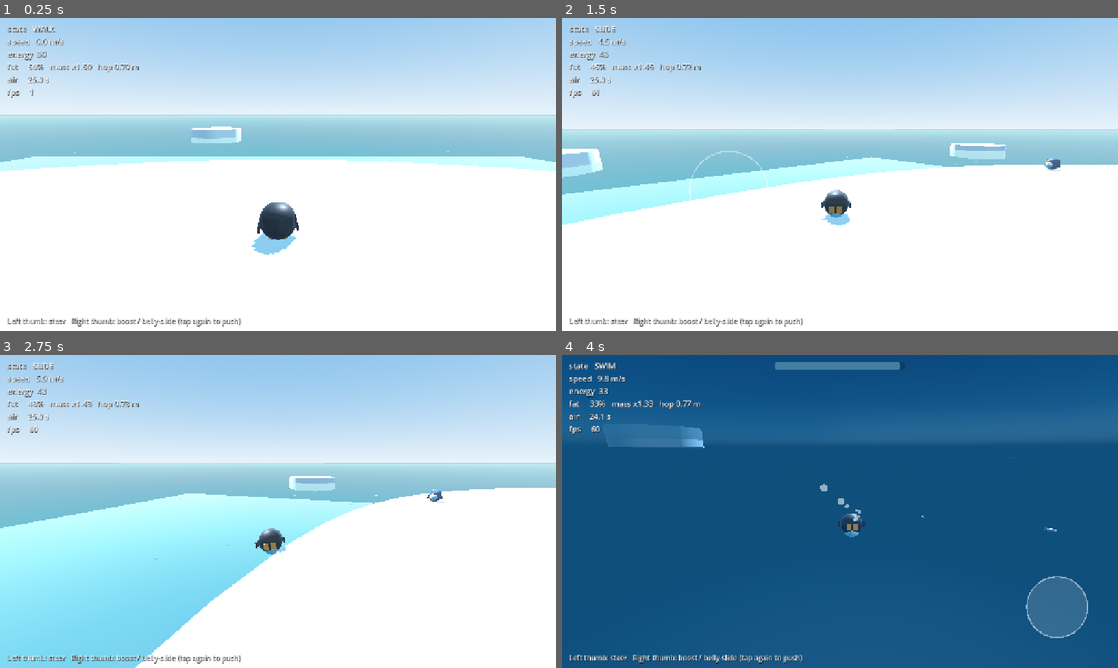
Above: before the commit, frames 1-4 (two rows, left to right).
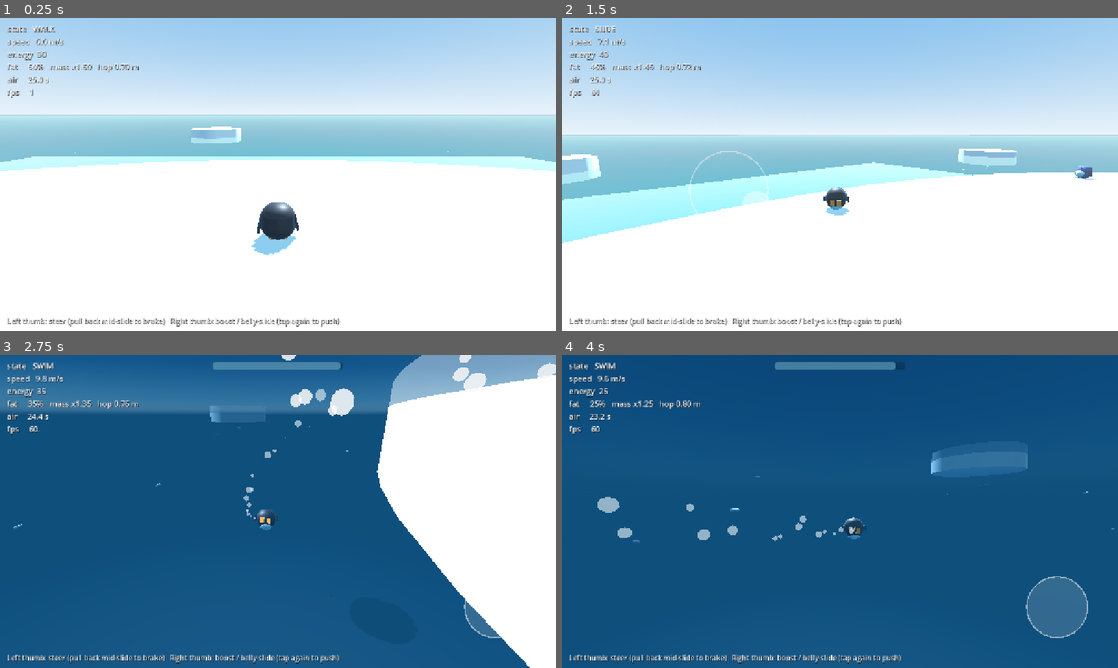
Above: after the commit, the same moments.

Repository: firestaractual/FatPenguin
Game: Godot game, scene res://levels/movement_toy/movement_toy.tscn
Two runs of this game, one before a commit and one after it. Both use one fixed random seed, a clock stepped at 60 frames per second and the inputs below.
Inputs (mouse positions are in pixels of both pictures, inside the frame that each line leads up to):
- Up to frame 1 (0.25 s): no input
- Up to frame 2 (1.5 s): move the mouse to (962, 158) at 0.52 s; hold D (move_right) 0.53-1.25 s; tap Space (action) at 0.6 s; click (962, 158) at 0.67 s; drag from (728, 190) to (812, 237) at 1.27 s
- Up to frame 3 (2.75 s): move the mouse to (333, 442) at 2.02 s; hold D (move_right) from 2.03 s (still down); tap Space (action) at 2.1 s
- Up to frame 4 (4 s): release D (move_right) at 2.75 s; drag from (812, 574) to (673, 464) at 2.77 s; move the mouse to (1006, 558) at 3.52 s; hold A (move_left) from 3.53 s (still down); tap Space (action) at 3.6 s

The runs differ from the first frame. In frame 1, 0.6% of the frame differs, in the area x 12-62%, y 95-99%; in frame 2, 9.1%; in frame 3, 89%, in the area x 0-100%, y 0-100%; in frame 4, 5.6%.

Commit message:
Faster land movement, slicker ice and a dig-in brake

Diff:
--- a/actors/penguin/penguin.gd
+++ b/actors/penguin/penguin.gd
@@ -8,6 +8,7 @@
 ##   WALK  - on its feet: slow, precise, with grip. Walk into a low ledge to hop up it.
 ##           (Called "walk" so it isn't confused with the waddle safe zone.)
 ##   SLIDE - on its belly (tobogganing): fast and slippery. Slopes speed it up. It's also how you bump.
+##           Pull the stick back to dig your feet in and brake.
 ##
 ## Food is energy: energy pays for boosts and flops, drains over time, and makes the penguin fat.
 ## Fat = more fuel, faster in a straight line, heavier in a bump, but slower to turn, slower to
@@ -210,6 +211,11 @@
 	return _immune_time > 0.0
 
 
+## Sliding with the stick pulled back: feet dug in, slowing hard.
+func is_braking() -> bool:
+	return state == State.SLIDE and not _tumbling and _move_input.y < -0.5
+
+
 ## Horizontal facing, for the camera.
 func get_facing() -> Vector3:
 	return Vector3(-sin(_yaw), 0.0, -cos(_yaw))
@@ -395,6 +401,8 @@
 		# Work on the motion along the surface (just the horizontal part if we're between contacts).
 		var along := v if on_floor else Vector3(v.x, 0.0, v.z)
 		var friction := tuning.tumble_friction if _tumbling else tuning.slide_friction
+		if is_braking():
+			friction += tuning.slide_brake_decel
 		var speed := maxf(along.length() - friction * delta, 0.0)
 		var face := get_facing() - n * get_facing().dot(n)
 		face = face.normalized() if face.length() > 0.01 else get_facing()
--- a/tests/movement_smoke_test.gd
+++ b/tests/movement_smoke_test.gd
@@ -40,6 +40,7 @@
 	await _test_energy_drain_and_overfill()
 	await _test_floats_with_back_above_water()
 	await _test_air_runs_out_and_forces_surface()
+	await _test_land_speeds_and_brake()
 	await _test_chute_slide()
 	await _test_hop_small_steps_when_fat()
 	await _test_big_steps_thin_only()
@@ -124,8 +125,11 @@
 	_penguin.infinite_energy = false
 	_check(landed, "boost + launch lands on the iceberg (state=%s, pos=%s)" % [_state(), _penguin.global_position])
 	if landed:
-		var stopped := await _wait_for_state(Penguin.State.WALK, 900)
-		_check(stopped, "belly-slide slows to a stop and stands up")
+		# The ice is slick enough that a landing slide crosses the berg, so dig in to stop.
+		Input.action_press(&"move_down")
+		var stopped := await _wait_for_state(Penguin.State.WALK, 300)
+		Input.action_release(&"move_down")
+		_check(stopped, "digging in after a launch stops the belly-slide and stands you up")
 
 
 func _test_ramp_climb_out() -> void:
@@ -216,6 +220,39 @@
 	_check(_penguin.air >= _penguin.tuning.air_seconds - 0.1, "air refills at the surface (air=%.1f)" % _penguin.air)
 
 
+func _test_land_speeds_and_brake() -> void:
+	# Open ice south-east of the plateau, heading east (+X) toward the edge ~18 m away.
+	var t := _penguin.tuning
+	_penguin.infinite_energy = true
+	await _place_on_ice(_penguin, Vector3(10.0, 1.0, BUMP_LANE_Z), -PI / 2.0, 20.0)
+	await _frames(20)
+	Input.action_press(&"move_up")
+	await _frames(45)
+	var walk := Vector2(_penguin.velocity.x, _penguin.velocity.z).length()
+	_check(absf(walk - t.walk_speed) < 0.05, "walks at walk_speed (%.2f m/s)" % walk)
+	_tap(&"action")
+	await _frames(3)
+	Input.action_release(&"move_up")
+	_check(_penguin.state == Penguin.State.SLIDE and _penguin.get_speed() > t.slide_start_speed - 0.2,
+		"a flop starts at slide_start_speed (%.1f m/s)" % _penguin.get_speed())
+	var start := _penguin.global_position
+	Input.action_press(&"move_down") # dig in
+	var stood := await _wait_for_state(Penguin.State.WALK, 180)
+	Input.action_release(&"move_down")
+	var dist := Vector2(_penguin.global_position.x - start.x, _penguin.global_position.z - start.z).length()
+	var glide := t.slide_start_speed * t.slide_start_speed / (2.0 * t.slide_friction)
+	_check(stood and dist < 6.0, "pulling back digs in and stops a full-speed slide in %.1f m (no brake: ~%.0f m)" % [dist, glide])
+
+	# Left alone, a slow slide glides to a stop by itself (v² / 2 × friction).
+	start = _penguin.global_position
+	_launch_slide(_penguin, Vector3.LEFT, 3.0)
+	stood = await _wait_for_state(Penguin.State.WALK, 600)
+	dist = Vector2(_penguin.global_position.x - start.x, _penguin.global_position.z - start.z).length()
+	var expected := 3.0 * 3.0 / (2.0 * t.slide_friction)
+	_check(stood and absf(dist - expected) < 1.5, "a slow slide glides %.1f m on its own and stands up (expected ~%.0f m)" % [dist, expected])
+	_penguin.infinite_energy = false
+
+
 func _test_chute_slide() -> void:
 	# On top of the plateau, just behind the south chute, facing down it (+Z).
 	_penguin.infinite_energy = true
--- a/tuning/penguin_tuning.gd
+++ b/tuning/penguin_tuning.gd
@@ -72,17 +72,19 @@
 @export var water_entry_speed_keep := 0.8
 
 @export_group("Ice")
-@export var walk_speed := 1.2
-@export var walk_acceleration := 6.0
+@export var walk_speed := 1.8
+@export var walk_acceleration := 9.0
 @export var walk_turn_rate_deg := 300.0
-@export var slide_start_speed := 5.0
+@export var slide_start_speed := 7.5
 ## Belly-slide deceleration on ice (m/s²). Low = slippery.
-@export var slide_friction := 0.6
+@export var slide_friction := 0.45
+## Pull the stick back mid-slide to dig your feet in: extra deceleration on top of friction (m/s²).
+@export var slide_brake_decel := 6.0
 @export var slide_turn_rate_deg := 45.0
 ## How quickly a slide's direction follows the way the penguin is facing.
 @export var slide_grip := 1.5
 ## Tapping action mid-slide pushes off with the flippers.
-@export var slide_push_speed := 1.5
+@export var slide_push_speed := 2.25
 @export var slide_push_cooldown := 0.4
 @export var slide_stop_speed := 0.8
 ## Landing faster than this (horizontal m/s) turns into a belly-slide.
@@ -93,7 +95,7 @@
 @export var walk_max_slope_deg := 14.0
 ## Scales how hard slopes speed up (or slow down) a slide. 1.0 = real gravity.
 @export var slide_slope_gravity_mult := 1.0
-@export var slide_max_speed := 12.0
+@export var slide_max_speed := 18.0
 ## Walk into a ledge this high or lower and you hop up it (thin penguin; fat scales it down).
 @export var hop_height := 0.9
 @export var hop_forward_speed := 1.6
--- a/ui/debug_hud.gd
+++ b/ui/debug_hud.gd
@@ -13,8 +13,8 @@
 func _ready() -> void:
 	_penguin = get_tree().get_first_node_in_group(&"player") as Penguin
 	var touch := DisplayServer.is_touchscreen_available()
-	_hint_label.text = "Left thumb: steer   Right thumb: boost / belly-slide (tap again to push)" if touch else \
-		"WASD / arrows: steer   Space: boost (water) / belly-slide, tap again to push (ice)   R: reset\n" + \
+	_hint_label.text = "Left thumb: steer (pull back mid-slide to brake)   Right thumb: boost / belly-slide (tap again to push)" if touch else \
+		"WASD / arrows: steer   Space: boost (water) / belly-slide, tap again to push (ice)   S: brake a slide   R: reset\n" + \
 		"Slide into the blue dummies to bump them; walk into steps to hop.   Q / E: energy -/+   F2: infinite energy   F1: debug"
 
 
@@ -54,6 +54,8 @@
 		bits.append("skid")
 	if _penguin.is_tumbling():
 		bits.append("tumble")
+	if _penguin.is_braking():
+		bits.append("braking")
 	if _penguin.is_spun_out():
 		bits.append("spun out")
 	if _penguin.is_immune():
Not shown, changed: README.md
Not shown, changed: docs/DECISIONS.md
Not shown, changed: docs/GDD.md
Not shown, changed: docs/TUNING.md
